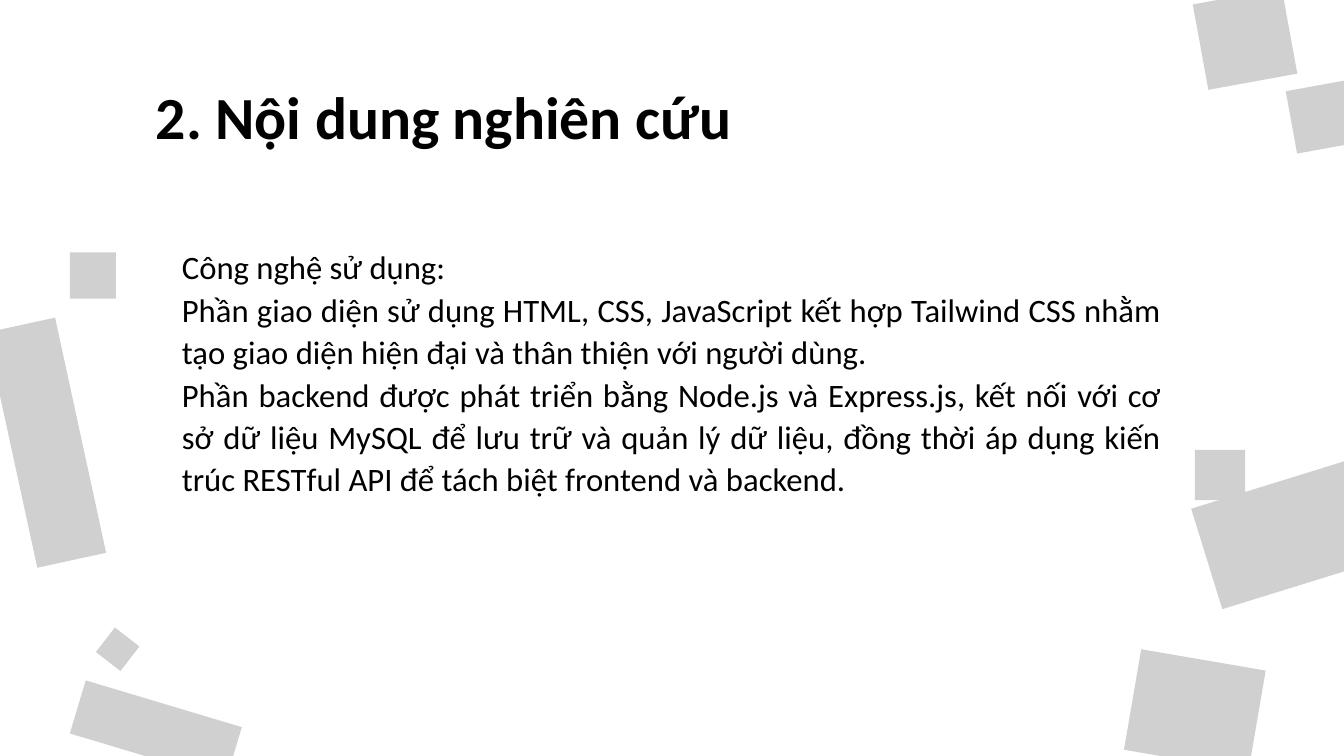
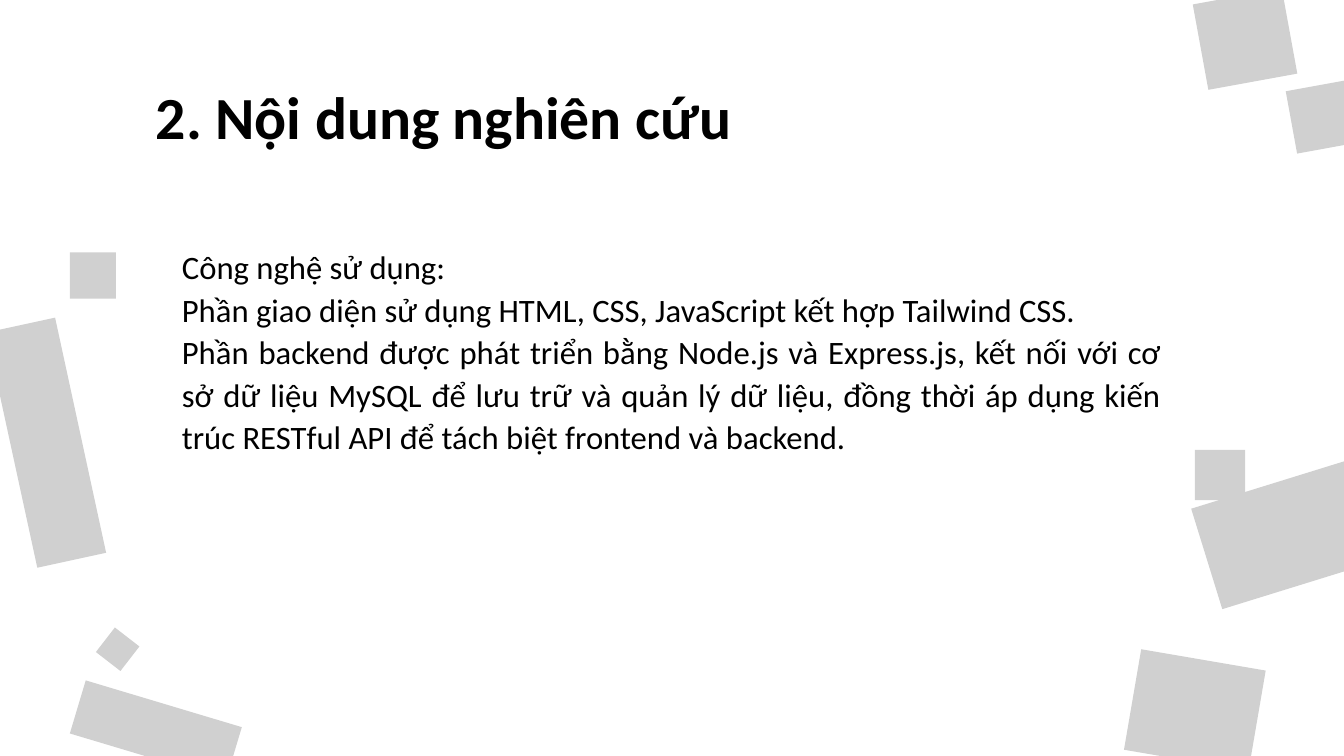
Before and after one commit to 1ThaoVy/CHUYENNGANH, a slide deck: slide 5 of word-slide-poster/slide.pptx. Drawn at 1344x756 pixels with LibreOffice and Linux fonts; fonts in the diff are those of the drawing; grey boxes stand for pictures; background and template pictures are left out. Boxes give left, top, right and bottom in pixels: in the first picture for what was removed or moved away, otherwise in the second. Text is boxed around its words. In the diff, an @@ line names an element or a change of style, - is before the commit and + after.

Commit message:
Cập nhật slide báo cáo và poster
- Xóa poster.png cũ không cần thiết
- Cập nhật slide.pptx với nội dung mới nhất
- Hoàn thiện tài liệu trình bày dự án
- Chuẩn bị slide demo cho báo cáo cuối kỳ

```diff
--- a/word-slide-poster/slide.pptx
+++ b/word-slide-poster/slide.pptx
@@ text at (x1=182, y1=297, x2=1075, y2=328): text changed @@
-Phần giao diện sử dụng HTML, CSS, JavaScript kết hợp Tailwind CSS nhằm tạo giao diện hiện đại và thân thiện với người dùng.
+Phần giao diện sử dụng HTML, CSS, JavaScript kết hợp Tailwind CSS.
```
Also in this commit, not shown: 11 other slides changed, 3 slides removed, 1 other file.
